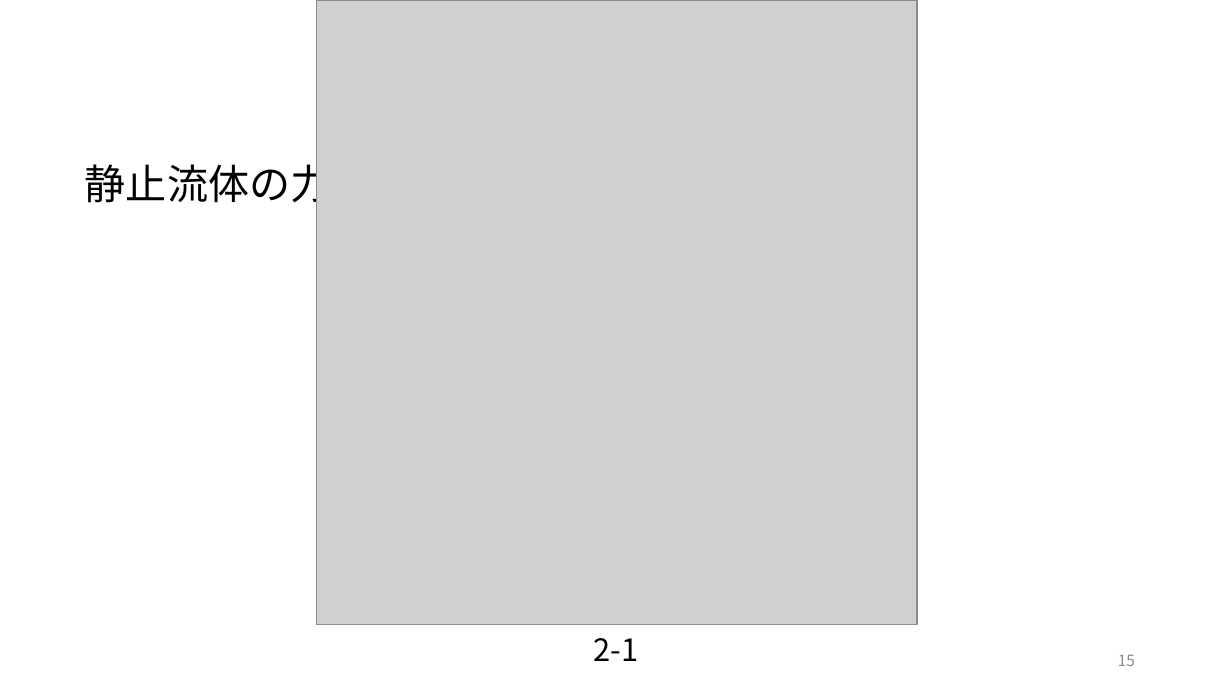
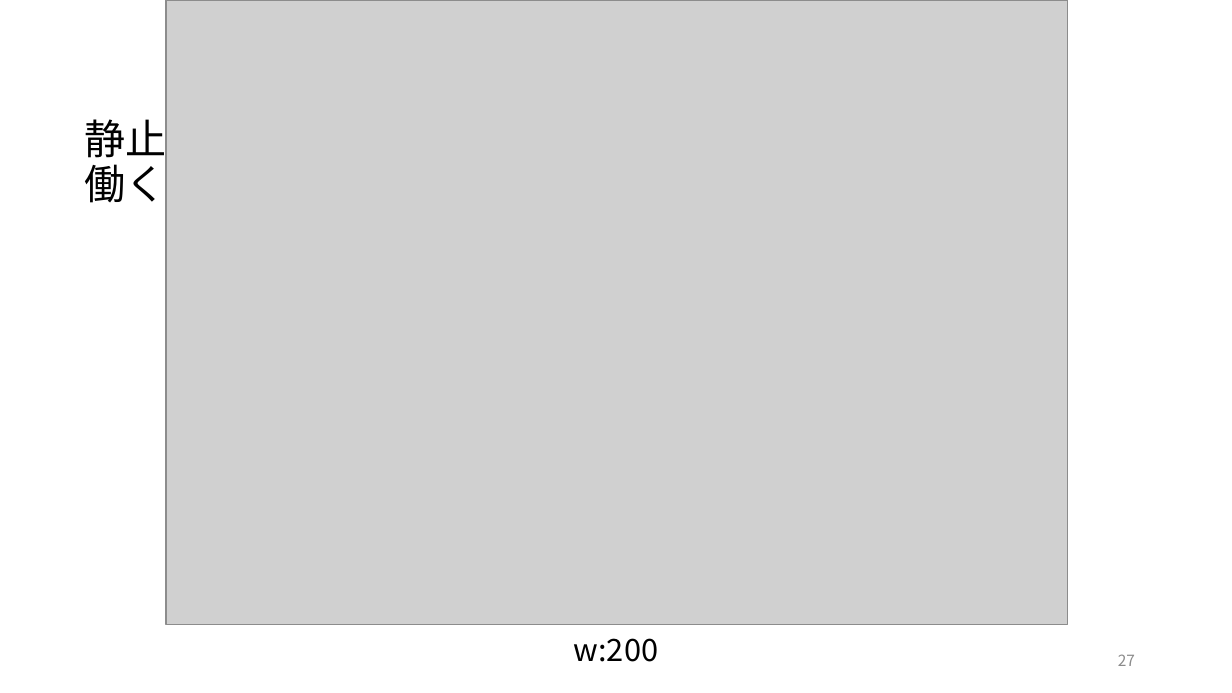
Before and after one commit to akmiccom/markdown_powerpoint, a slide deck: slide 27 of Basics_of_Fluid_Mechanics/Basics_of_Fluid_Mechanics.pptx (slide 15 before the commit). Drawn at 1232x693 pixels with LibreOffice and Linux fonts; fonts in the diff are those of the drawing; grey boxes stand for pictures; background and template pictures are left out. Boxes give left, top, right and bottom in pixels: in the first picture for what was removed or moved away, otherwise in the second. Text is boxed around its words. In the diff, an @@ line names an element or a change of style, - is before the commit and + after.

Commit message:
平面壁に働く力まで完了

```diff
--- a/Basics_of_Fluid_Mechanics/Basics_of_Fluid_Mechanics.pptx
+++ b/Basics_of_Fluid_Mechanics/Basics_of_Fluid_Mechanics.pptx
@@ picture resized from (x1=317, y1=0, x2=918, y2=625) to (x1=166, y1=0, x2=1068, y2=625) @@
@@ title at (x1=85, y1=112, x2=455, y2=209): text changed @@
-静止流体の力学2
+静止流体中の壁面に働く力 1
@@ text at (x1=574, y1=638, x2=658, y2=662): text changed @@
-2-1
+w:200
@@ page number at (x1=1118, y1=654, x2=1135, y2=666): text changed @@
-15
+27
```
Also in this commit, not shown: 5 other slides changed, 13 slides added, 7 other files.
